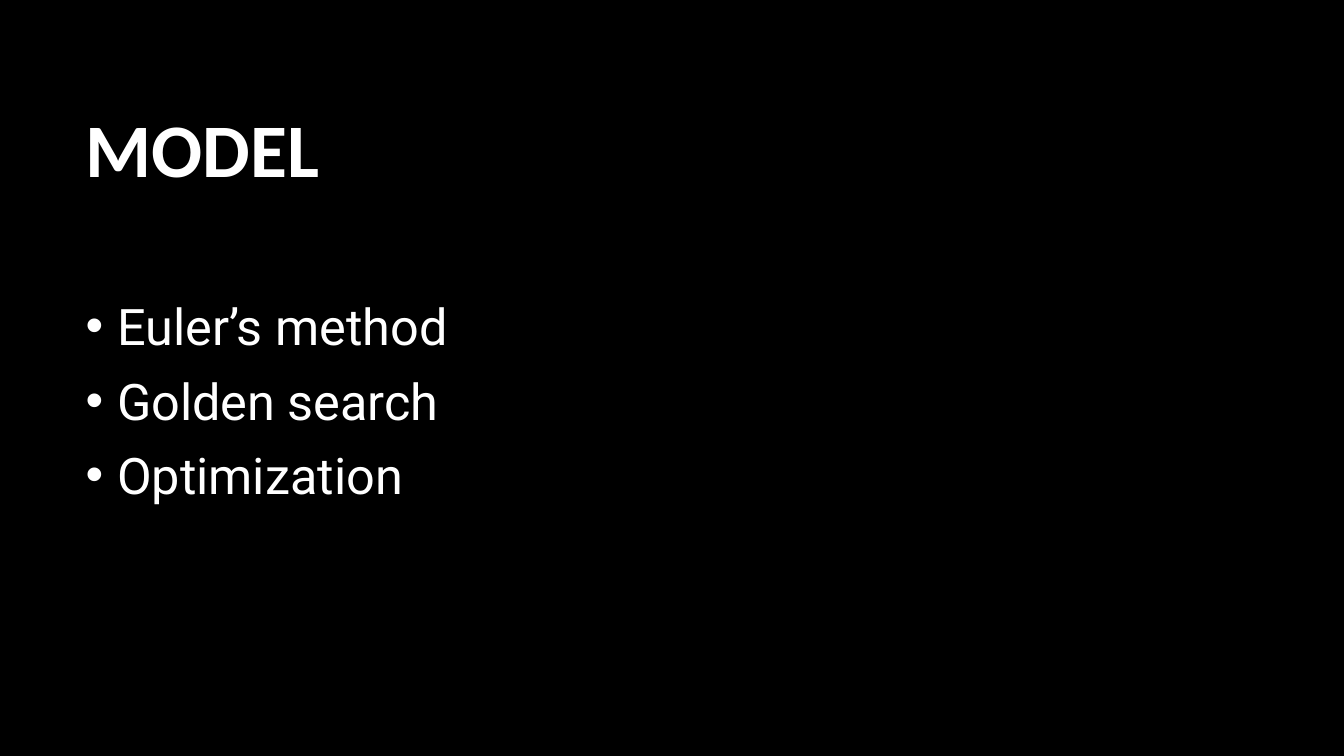
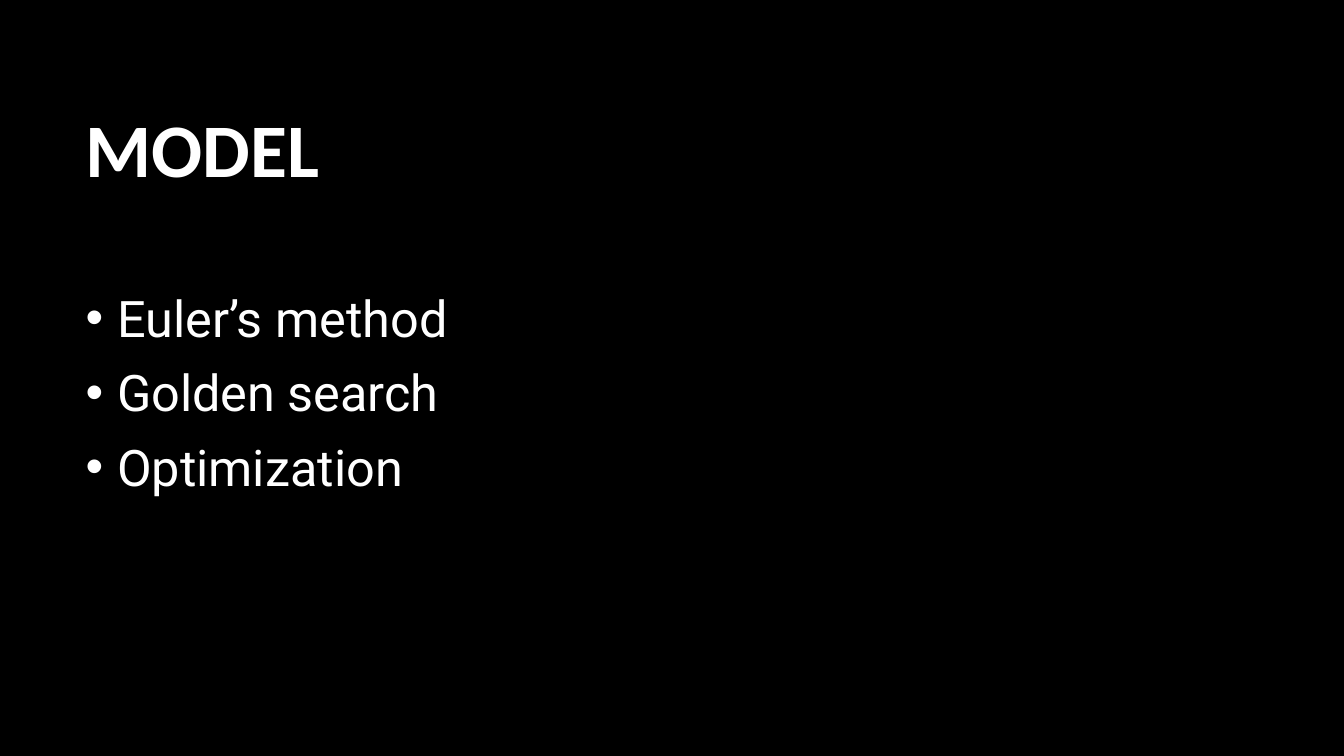
Before and after one commit to juliemaude/term_project_360420_w2019_forgues_viel_v2, a slide deck: slide 3 of report/PowerPointPresentationv2.pptx. Drawn at 1344x756 pixels with LibreOffice and Linux fonts; fonts in the diff are those of the drawing; background and template pictures are left out. Boxes give left, top, right and bottom in pixels: in the first picture for what was removed or moved away, otherwise in the second. Text is boxed around its words. In the diff, an @@ line names an element or a change of style, - is before the commit and + after.

```diff
--- a/report/PowerPointPresentationv2.pptx
+++ b/report/PowerPointPresentationv2.pptx
@@ text "Euler’s method": place and size @@
-text "Euler’s method" at <box>117,307,447,505</box>
+text "Euler’s method" at <box>117,299,447,497</box>
```
Also in this commit, not shown: 3 other slides changed.
